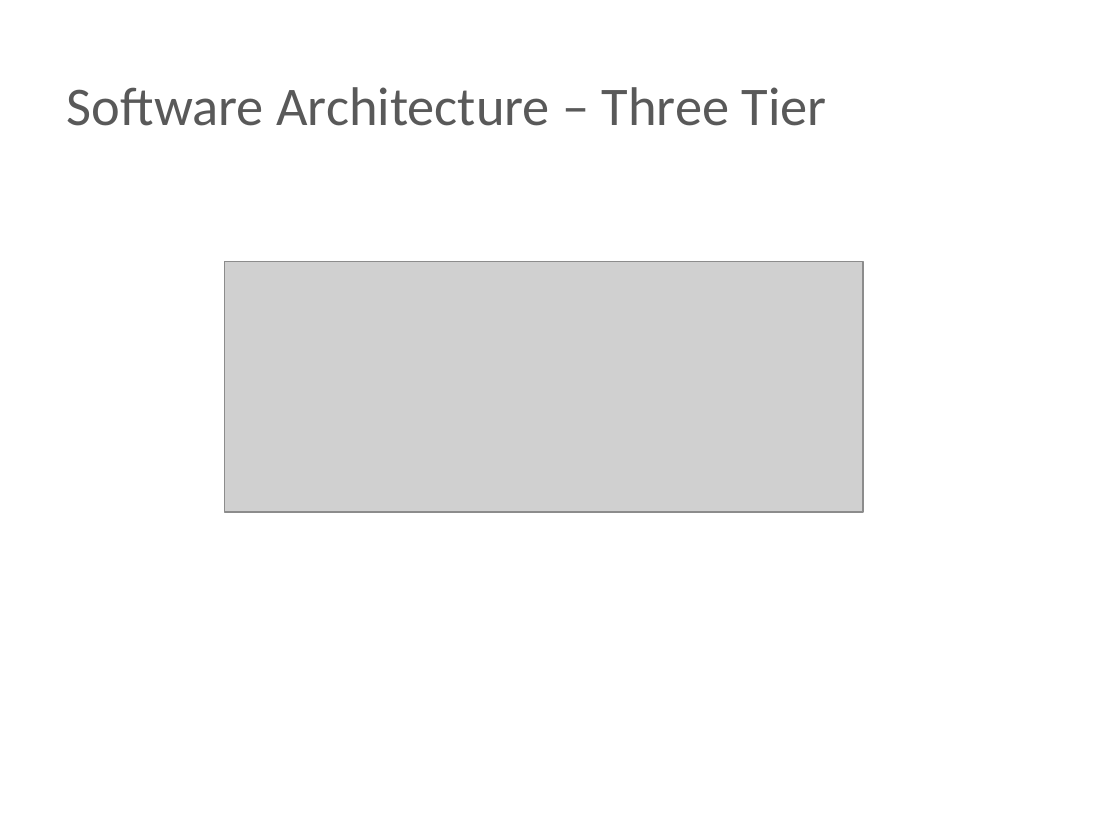
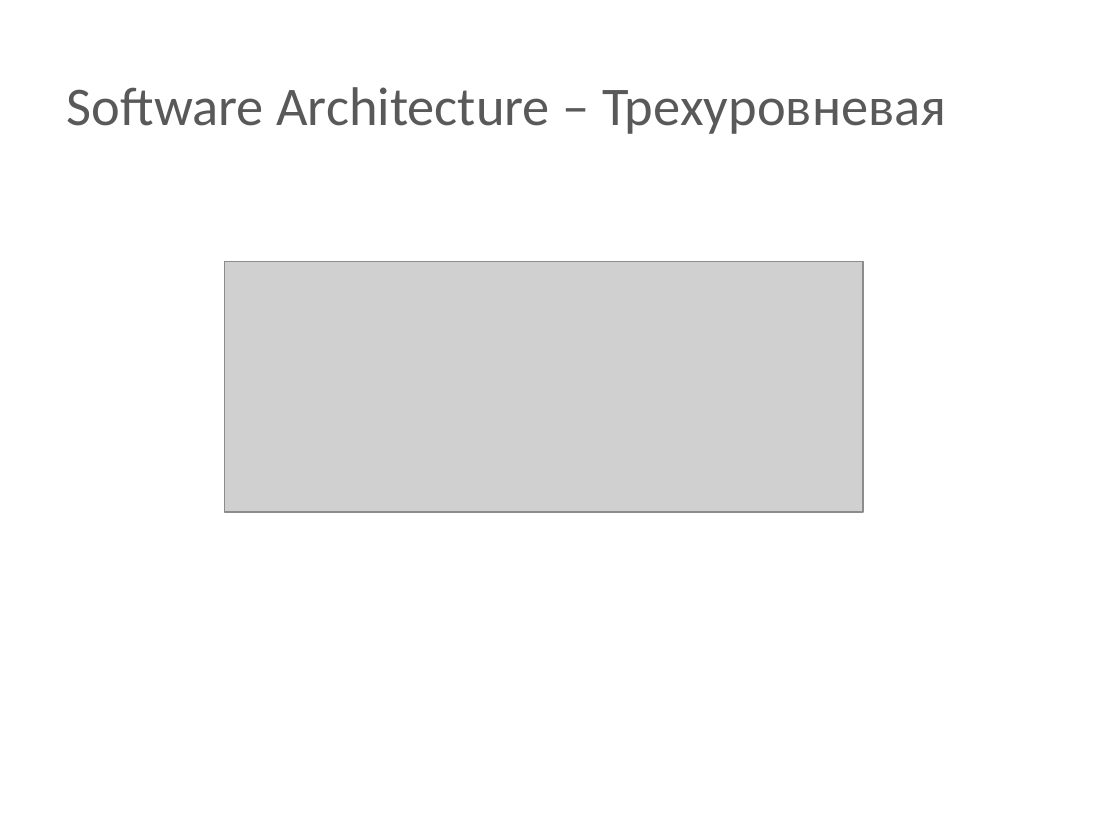
Before and after one commit to BigRacer/swtesting, a slide deck: slide 15 of 1.Introduction_part2/Introduction.pptx. Drawn at 1120x840 pixels with LibreOffice and Linux fonts; fonts in the diff are those of the drawing; grey boxes stand for pictures; background and template pictures are left out. Boxes give left, top, right and bottom in pixels: in the first picture for what was removed or moved away, otherwise in the second. Text is boxed around its words. In the diff, an @@ line names an element or a change of style, - is before the commit and + after.

```diff
--- a/1.Introduction_part2/Introduction.pptx
+++ b/1.Introduction_part2/Introduction.pptx
@@ text at box(67, 87, 946, 134): text changed @@
-Software Architecture – Three Tier
+Software Architecture – Трехуровневая
```
Also in this commit, not shown: 8 other slides changed, 5 slides added, 5 slides removed, 2 other files.
